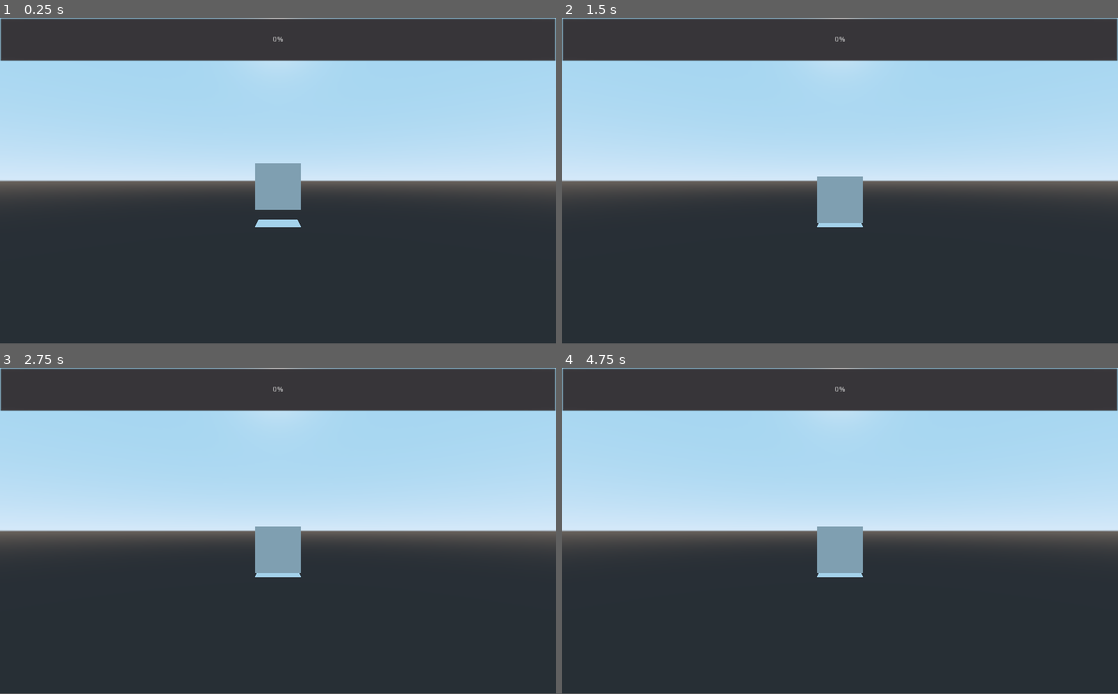
Above: before the commit, frames 1-4 (two rows, left to right).
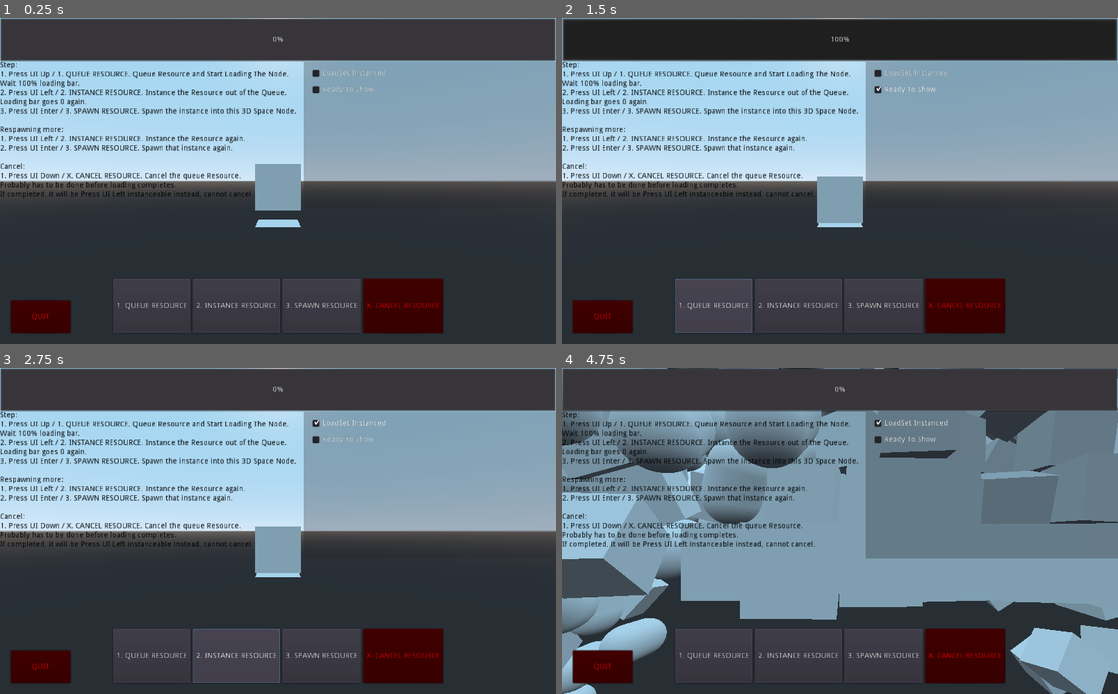
Above: after the commit, the same moments.

Repository: Perkedel/Where_Is_LoadingBar_Functionality
Game: Godot game, scene res://GenLoad.tscn
Two runs of this game, one before a commit and one after it. Both use one fixed random seed, a clock stepped at 60 frames per second and the inputs below.
Inputs (mouse positions are in pixels of both pictures, inside the frame that each line leads up to):
- Up to frame 1 (0.25 s): no input
- Up to frame 2 (1.5 s): click (912, 73) at 0.5 s, where only the run after the commit has a clickable "LoadSet Instanced"; click (712, 304) at 1.25 s, where only the run after the commit has a clickable "1. QUEUE RESOURCE"
- Up to frame 3 (2.75 s): click (239, 654) at 2 s, where only the run after the commit has a clickable "2. INSTANCE RESOURCE"
- Up to frame 4 (4.75 s): click (884, 654) at 2.75 s, where only the run after the commit has a clickable "3. SPAWN RESOURCE"; click (967, 654) at 3.5 s, where only the run after the commit has a clickable "X. CANCEL RESOURCE"; click (912, 439) at 4.25 s, where only the run after the commit has a clickable "Ready To Show"
In our replay, the window is 800x468 before the commit and 800x469 after it. These sizes can differ from the game's own. Grey fills any space a smaller window leaves; there, only what the larger window draws over its background counts as a difference.

The runs differ from the first frame. In frame 1, 24% of the frame differs, in the area x 0-100%, y 13-97%; in frame 2, 38%; in frame 3, 27%; in frame 4, 69%, in the area x 0-100%, y 0-100%.

Commit message:
QUIT button
make the prototype legit serious demo for Game console Development Kit with this Quit button and display buttons

Diff:
--- a/GenLoad.gd
+++ b/GenLoad.gd
@@ -2,7 +2,7 @@
 
 # https://docs.godotengine.org/en/3.1/tutorials/io/background_loading.html Loading Thread, resource_queue.gd
 # https://godotengine.org/qa/8025/how-to-add-a-child-in-a-specific-position Spawn new child into a node out of instanced resource
-# https://www.youtube.com/watch?v=YMj2qPq9CP8 How to make Loading Bar in Unity
+# https://www.youtube.com/watch?v=YMj2qPq9CP8 (Not Godot, Unity instead, Inspiration) How to make Loading Bar with Loading Scene Coroutine in Unity
 # https://www.youtube.com/watch?v=9sHKaQBcgO8 (Unhelpful, No loading bar) Splash Screen Loadinger without bar
 # https://www.youtube.com/watch?v=-x0M17IwG0s (Unhelpful, crude box spawn method) Load some boxes into a scene
 
@@ -35,8 +35,23 @@
 		#print("ready")
 		pass
 	else:
+		ReadyToShow = false
 		LoadingValue = queue.get_progress("res://manies.tscn") * 100
 		#print("Unready")
+		pass
+
+	if ReadyToShow:
+		$Control/Panel/ReadyToShowCheck.pressed = true
+		pass
+	else:
+		$Control/Panel/ReadyToShowCheck.pressed = false
+		pass
+
+	if LoadSet:
+		$Control/Panel/LoadSetCheck.pressed = true
+		pass
+	else:
+		$Control/Panel/LoadSetCheck.pressed = false
 		pass
 
 	$Control/ProgressBar.value = LoadingValue
@@ -50,20 +65,68 @@
 
 func _input(event):
 	if event.is_action_pressed("ui_accept"):
-		if ReadyToShow:
-			call_deferred("ShowLevel")
-			pass
+		SpawnResource()
+#		if ReadyToShow:
+#			call_deferred("ShowLevel")
+#			pass
 		pass
 
 	if event.is_action_pressed("ui_down"):
-		queue.cancel_resource("res://manies.tscn")
+		CancelResource()
 		pass
 
 	if event.is_action_pressed("ui_up"):
-		queue.queue_resource("res://manies.tscn",true)
+		QueueResource()
 		pass
 
 	if event.is_action_pressed("ui_left"):
-		LoadSet = queue.get_resource("res://manies.tscn").instance()
+		InstanceResource()
 		pass
 	pass
+
+func QueueResource():
+	queue.queue_resource("res://manies.tscn",true)
+	pass
+func InstanceResource():
+	LoadSet = queue.get_resource("res://manies.tscn").instance()
+	pass
+func SpawnResource():
+	call_deferred("ShowLevel")
+	pass
+func CancelResource():
+	queue.cancel_resource("res://manies.tscn")
+	pass
+
+
+func _on_ButtonA_pressed():
+	QueueResource()
+	pass # Replace with function body.
+
+func _on_ButtonB_pressed():
+	InstanceResource()
+	pass # Replace with function body.
+
+func _on_ButtonC_pressed():
+	SpawnResource()
+	pass # Replace with function body.
+
+func _on_ButtonD_pressed():
+	CancelResource()
+	pass # Replace with function body.
+
+func _notification(what):
+	# https://docs.godotengine.org/en/3.1/tutorials/misc/handling_quit_requests.html
+	if what == MainLoop.NOTIFICATION_WM_QUIT_REQUEST:
+		$Control/QuitConfirmationDialog.popup()
+		pass
+	pass
+
+
+func _on_ConfirmationDialog_confirmed():
+	get_tree().quit()
+	pass # Replace with function body.
+
+
+func _on_QUITButton_pressed():
+	$Control/QuitConfirmationDialog.popup()
+	pass # Replace with function body.
--- a/GenLoad.tscn
+++ b/GenLoad.tscn
@@ -35,3 +35,120 @@
 [node name="ProgressBar" type="ProgressBar" parent="Control"]
 margin_right = 1024.0
 margin_bottom = 80.0
+
+[node name="Label" type="Label" parent="Control"]
+self_modulate = Color( 0, 0, 0, 1 )
+margin_top = 80.0
+margin_right = 560.0
+margin_bottom = 350.0
+text = "Step:
+1. Press UI Up / 1. QUEUE RESOURCE. Queue Resource and Start Loading The Node. Wait 100% loading bar.
+2. Press UI Left / 2. INSTANCE RESOURCE. Instance the Resource out of the Queue. Loading bar goes 0 again.
+3. Press UI Enter / 3. SPAWN RESOURCE. Spawn the instance into this 3D Space Node.
+
+Respawning more:
+1. Press UI Left / 2. INSTANCE RESOURCE. Instance the Resource again.
+2. Press UI Enter / 3. SPAWN RESOURCE. Spawn that instance again.
+
+Cancel:
+1. Press UI Down / X. CANCEL RESOURCE. Cancel the queue Resource.
+Probably has to be done before loading completes.
+If completed, it will be Press UI Left instanceable instead, cannot cancel."
+autowrap = true
+clip_text = true
+
+[node name="Panel" type="Panel" parent="Control"]
+self_modulate = Color( 1, 1, 1, 0.294118 )
+show_behind_parent = true
+margin_left = 560.0
+margin_top = 80.0
+margin_right = 1024.0
+margin_bottom = 350.0
+
+[node name="LoadSetCheck" type="CheckBox" parent="Control/Panel"]
+margin_left = 10.0
+margin_top = 10.0
+margin_right = 155.0
+margin_bottom = 34.0
+focus_mode = 0
+button_mask = 0
+enabled_focus_mode = 0
+text = "LoadSet Instanced"
+
+[node name="ReadyToShowCheck" type="CheckBox" parent="Control/Panel"]
+margin_left = 10.0
+margin_top = 40.0
+margin_right = 155.0
+margin_bottom = 64.0
+focus_mode = 0
+button_mask = 0
+enabled_focus_mode = 0
+text = "Ready To Show"
+
+[node name="CenterContainer" type="CenterContainer" parent="Control"]
+anchor_top = 1.0
+anchor_right = 1.0
+anchor_bottom = 1.0
+margin_top = -140.0
+
+[node name="HBoxContainer" type="HBoxContainer" parent="Control/CenterContainer"]
+margin_left = 208.0
+margin_top = 20.0
+margin_right = 816.0
+margin_bottom = 120.0
+rect_min_size = Vector2( 500, 100 )
+size_flags_horizontal = 3
+size_flags_vertical = 3
+
+[node name="ButtonA" type="Button" parent="Control/CenterContainer/HBoxContainer"]
+margin_right = 143.0
+margin_bottom = 100.0
+size_flags_horizontal = 3
+size_flags_vertical = 3
+text = "1. QUEUE RESOURCE"
+
+[node name="ButtonB" type="Button" parent="Control/CenterContainer/HBoxContainer"]
+margin_left = 147.0
+margin_right = 308.0
+margin_bottom = 100.0
+size_flags_horizontal = 3
+size_flags_vertical = 3
+text = "2. INSTANCE RESOURCE"
+
+[node name="ButtonC" type="Button" parent="Control/CenterContainer/HBoxContainer"]
+margin_left = 312.0
+margin_right = 457.0
+margin_bottom = 100.0
+size_flags_horizontal = 3
+size_flags_vertical = 3
+text = "3. SPAWN RESOURCE"
+
+[node name="ButtonD" type="Button" parent="Control/CenterContainer/HBoxContainer"]
+self_modulate = Color( 1, 0, 0, 1 )
+margin_left = 461.0
+margin_right = 608.0
+margin_bottom = 100.0
+size_flags_horizontal = 3
+size_flags_vertical = 3
+text = "X. CANCEL RESOURCE"
+
+[node name="QuitConfirmationDialog" type="ConfirmationDialog" parent="Control"]
+margin_left = 300.0
+margin_top = 218.0
+margin_right = 722.0
+margin_bottom = 388.0
+dialog_text = "Are You sure to quit?"
+
+[node name="QUITButton" type="Button" parent="Control"]
+self_modulate = Color( 1, 0, 0, 1 )
+margin_left = 20.0
+margin_top = 520.0
+margin_right = 130.0
+margin_bottom = 580.0
+text = "QUIT"
+[connection signal="pressed" from="Control/CenterContainer/HBoxContainer/ButtonA" to="." method="_on_ButtonA_pressed"]
+[connection signal="pressed" from="Control/CenterContainer/HBoxContainer/ButtonB" to="." method="_on_ButtonB_pressed"]
+[connection signal="pressed" from="Control/CenterContainer/HBoxContainer/ButtonC" to="." method="_on_ButtonC_pressed"]
+[connection signal="pressed" from="Control/CenterContainer/HBoxContainer/ButtonD" to="." method="_on_ButtonD_pressed"]
+[connection signal="confirmed" from="Control/QuitConfirmationDialog" to="." method="_on_ConfirmationDialog_confirmed"]
+[connection signal="pressed" from="Control/QUITButton" to="." method="_on_QUITButton_pressed"]
--- a/project.godot
+++ b/project.godot
@@ -18,11 +18,20 @@
 config/name="Where_Is_LoadingBar_Functionality"
 run/main_scene="res://GenLoad.tscn"
 config/icon="res://icon.png"
+config/auto_accept_quit=false
+
+[display]
+
+window/dpi/allow_hidpi=true
+window/stretch/mode="2d"
+window/stretch/aspect="expand"
 
 [physics]
 
+common/physics_fps=120
 3d/physics_engine="Bullet"
 
 [rendering]
 
+threads/thread_model=2
 environment/default_environment="res://default_env.tres"
